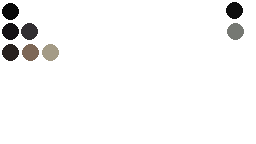
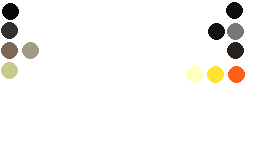
Layer changes from the first w=256, h=144 image to the second:
painted on "Background" over [1, 22, 245, 83]
